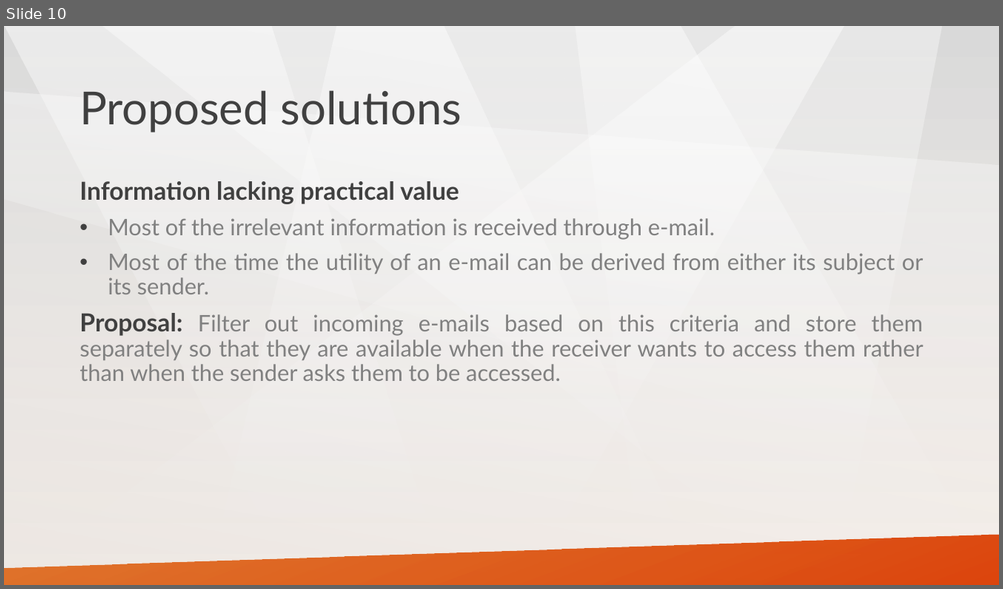
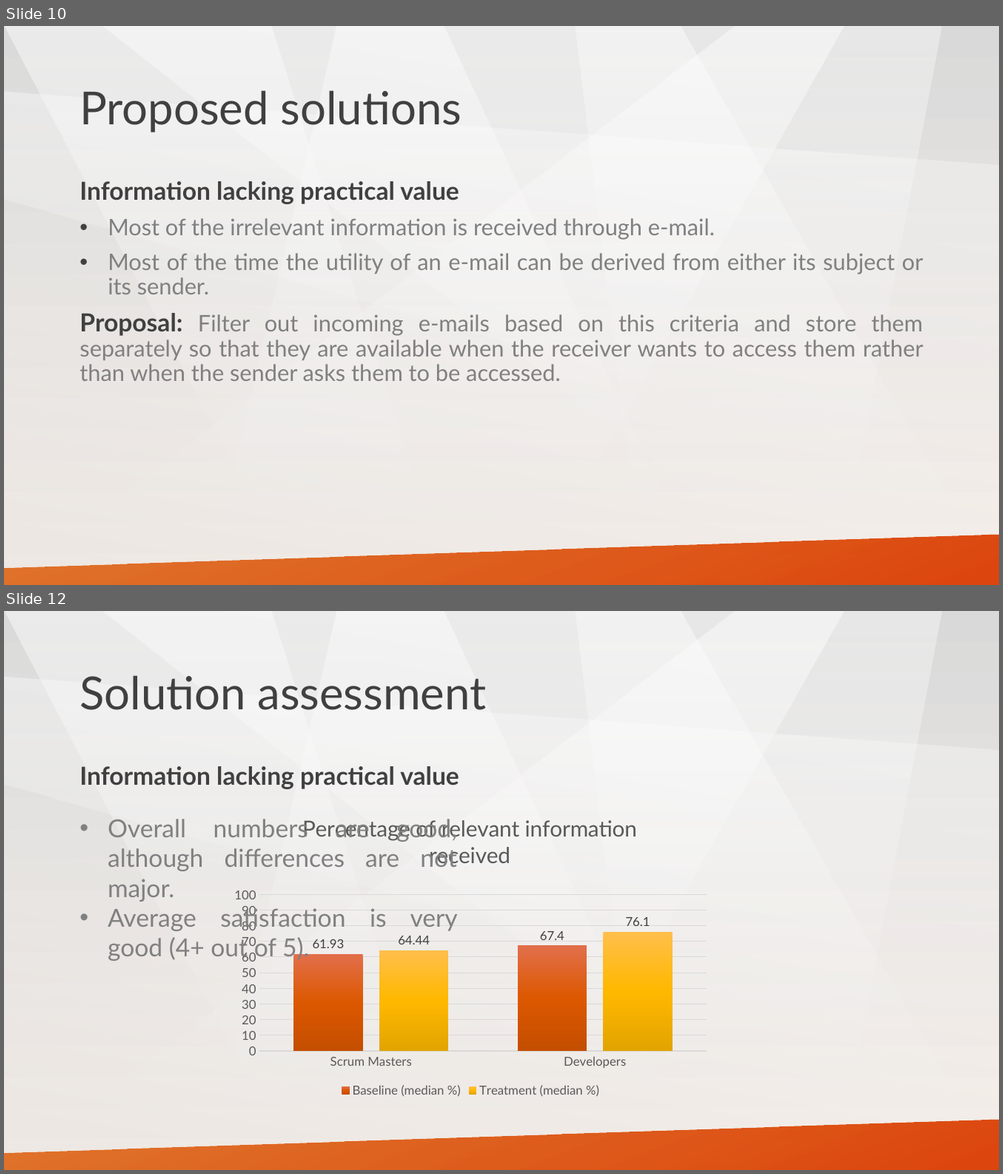
Before and after one commit to stoyicker/thesis-tex, a slide deck: Presentation material/ericsson_presentation.pptx. Shown one above the other, each under a label of ours: slide 10 before the commit, slides 10 and 12 after it; the slides between them are not shown. The pictures are 1003x589 and 1003x1174 pixels, drawn with LibreOffice and Linux fonts; fonts in the diff are those of the drawing. Boxes give left, top, right and bottom in pixels: in the first picture for what was removed or moved away, otherwise in the second. Text is boxed around its words. In the diff, an @@ line names an element or a change of style, - is before the commit and + after.

```diff
--- a/Presentation material/ericsson_presentation.pptx
+++ b/Presentation material/ericsson_presentation.pptx
@@ slide 12 added at bbox=[4, 611, 999, 1170], background gradient #D9D9D9 to #FCF5EF; not listed: 8 template elements that a slide beside it also shows @@
@@ title added at bbox=[79, 675, 486, 710], 44 pt, text #404040 @@
+Solution assessment
@@ text added at bbox=[79, 766, 459, 789], 24 pt, text #404040, bold @@
+Information lacking practical value
@@ column chart added at bbox=[225, 806, 717, 1101] @@
+title "Percentage of relevant information received "
+categories: Scrum Masters, Developers
+Baseline (median %): 61.93, 67.4
+Treatment (median %): 64.44, 76.1
@@ text added at bbox=[108, 819, 458, 962], 24 pt, text #808080 @@
+• Overall numbers are good, although differences are not major.
+• Average satisfaction is very good (4+ out of 5).
```
Also in this commit, not shown: 4 slides changed, 4 other slides added, 1 other file.
